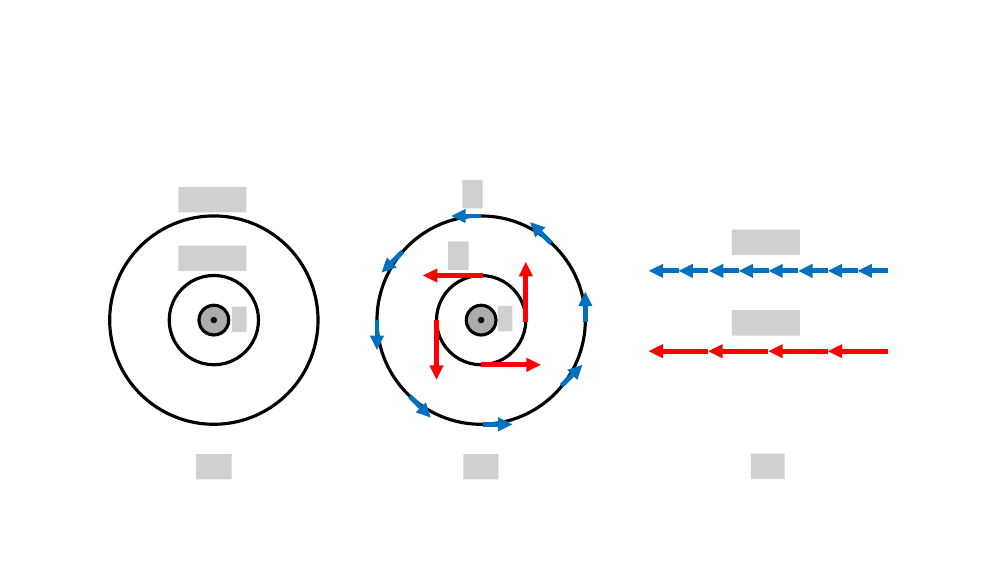
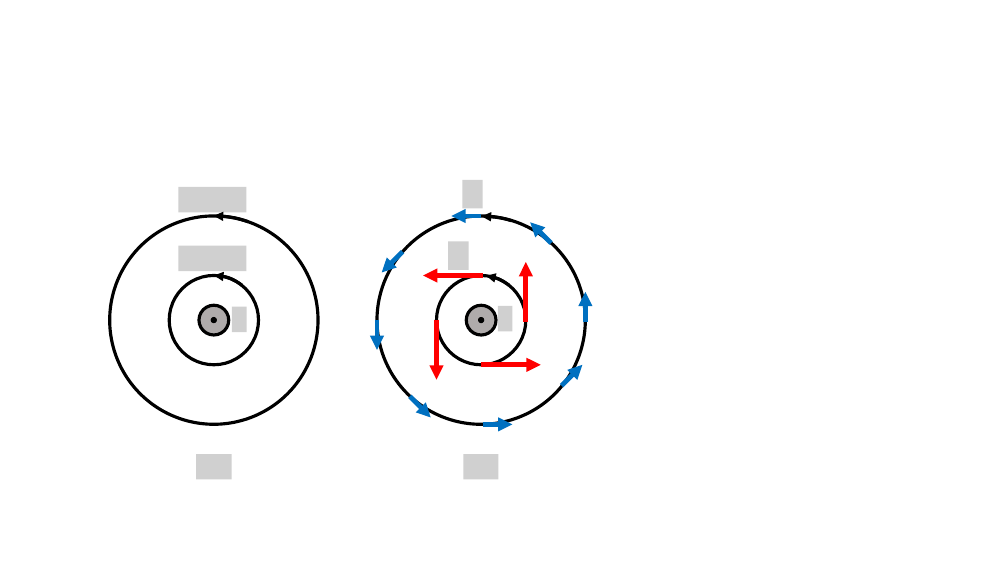
Before and after one commit to OSTP/PhysicsArtofModelling, a slide deck: slide 14 of tex/figures/MagneticSource/Figures.pptx. Drawn at 1008x567 pixels with LibreOffice and Linux fonts; fonts in the diff are those of the drawing; grey boxes stand for pictures. Boxes give left, top, right and bottom in pixels: in the first picture for what was removed or moved away, otherwise in the second. Text is boxed around its words. In the diff, an @@ line names an element or a change of style, - is before the commit and + after.

```diff
--- a/tex/figures/MagneticSource/Figures.pptx
+++ b/tex/figures/MagneticSource/Figures.pptx
@@ picture removed at [732, 230, 800, 256] @@
@@ group added at [110, 216, 586, 425]: 4 arc (boxed as its full ellipse)s @@
@@ arrow removed from (679, 271) to (649, 271) @@
@@ arrow removed from (709, 271) to (679, 271) @@
@@ arrow removed from (739, 271) to (709, 271) @@
@@ arrow removed from (769, 271) to (739, 271) @@
@@ arrow removed from (799, 271) to (769, 271) @@
@@ arrow removed from (828, 271) to (799, 271) @@
@@ arrow removed from (858, 271) to (828, 271) @@
@@ arrow removed from (888, 271) to (858, 271) @@
@@ picture removed at [732, 310, 800, 336] @@
@@ arrow removed from (709, 352) to (649, 352) @@
@@ arrow removed from (768, 352) to (709, 352) @@
@@ arrow removed from (828, 352) to (769, 352) @@
@@ arrow removed from (888, 352) to (828, 352) @@
@@ picture removed at [751, 454, 785, 479] @@
```
Also in this commit, not shown: 2 other files.
